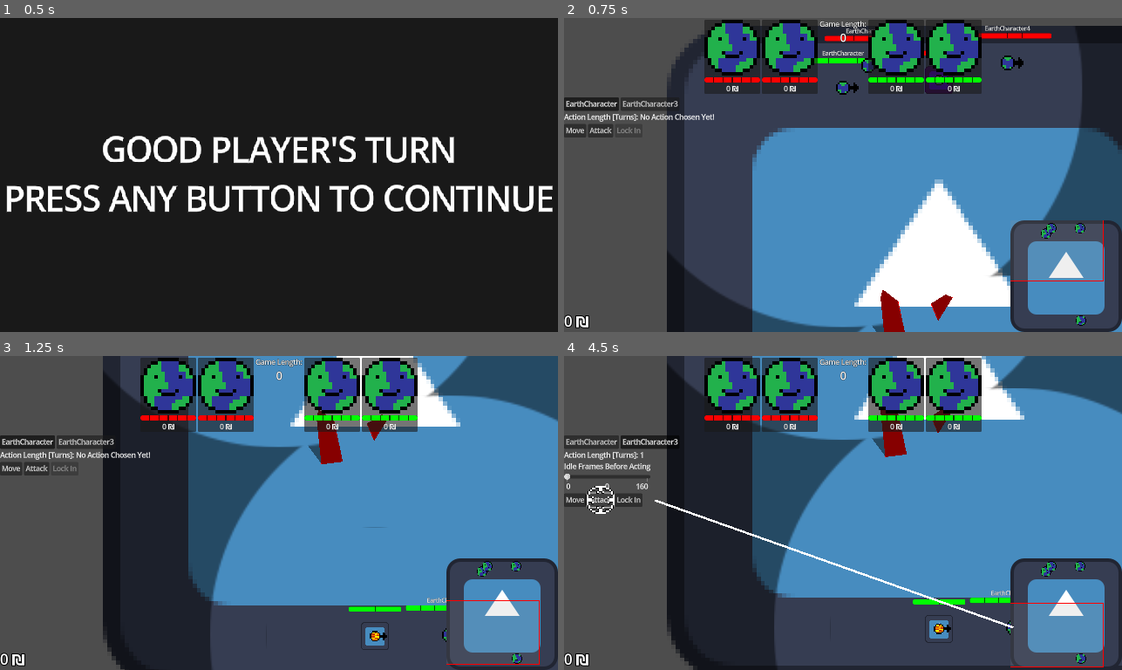
Above: before the commit, frames 1-4 (two rows, left to right).
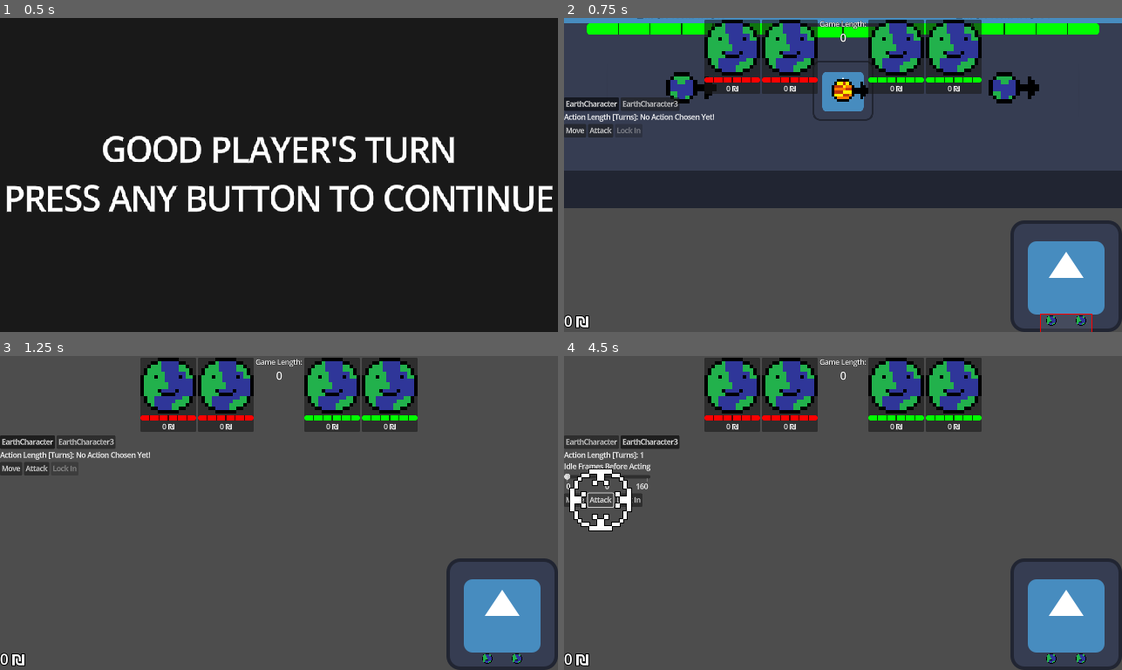
Above: after the commit, the same moments.

Repository: karpada2/space_moba
Game: Godot game, scene res://GameRoots/TestingRoot.tscn
Same seed, same stepped clock (60 frames per second), same inputs: the game is played once before the commit and once after it. The project has no main scene, so this scene is started directly. The engine's default icon, where the game draws it, is replaced by a stand-in: a white triangle on a blue panel in a dark square.
Inputs (mouse positions are in pixels of both pictures, inside the frame that each line leads up to):
- Up to frame 1 (0.5 s): no input
- Up to frame 2 (0.75 s): tap Enter at 0.5 s; move the mouse to (965, 159) at 0.52 s; hold Down (camera_down) from 0.53 s (still down); click (965, 159) at 0.67 s
- Up to frame 3 (1.25 s): keep holding Down (camera_down)
- Up to frame 4 (4.5 s): release Down (camera_down) at 1.25 s; click "EarthCharacter" at 1.25 s; click "EarthCharacter3" at 2 s; click "Move" at 2.75 s; click "Move" at 3.5 s; click "Attack" at 4.25 s

Frame 1 is identical in both runs. In frame 2, 52% of the frame differs, in the area x 0-100%, y 0-100%; in frame 3, 59%; in frame 4, 60%.

Commit message:
hoenstly dont know, transfer to laptop

Diff:
--- a/Actions/BaseAttackAction.gd
+++ b/Actions/BaseAttackAction.gd
@@ -59,7 +59,8 @@
 		target_entity.getting_hit_manager.attack(attack)
 		attacks_done += 1
 	if frames_passed_on_this_action == character_stats.frames_before_attack + character_stats.frames_after_attack:
-		frames_passed_on_this_action = 0
+		frames_passed_on_this_action = 1
 	else:
 		frames_passed_on_this_action += 1
-	return attacks_done < get_chosen_attack_amount() and frames_passed_on_this_action == 0
+	print(attacks_done, " ", get_chosen_attack_amount(), " ", frames_passed_on_this_action)
+	return attacks_done < get_chosen_attack_amount() and frames_passed_on_this_action != 0
--- a/Entities/Characters/EarthCharacter/EarthCharacter.gd
+++ b/Entities/Characters/EarthCharacter/EarthCharacter.gd
@@ -11,7 +11,7 @@
 					navigation_agent
 				),
 				BaseAttackAction.create(
-					BasicAttack.create(100, Enums.DamageType.PHYSICAL, self),
+					BasicAttack.create(18, Enums.DamageType.PHYSICAL, self),
 					character_stats
 				)
 			]
--- a/Entities/Characters/EarthCharacter/EarthCharacter.tscn
+++ b/Entities/Characters/EarthCharacter/EarthCharacter.tscn
@@ -23,7 +23,6 @@
 motion_mode = 1
 script = ExtResource("1_oofe1")
 move_speed_human = 200.0
-frames_after_attack = 15
 metadata/_custom_type_script = "uid://cckinmhmx0uvy"
 
 [node name="Sprite" type="Sprite2D" parent="."]
--- a/Entities/Characters/Items/Item.gd
+++ b/Entities/Characters/Items/Item.gd
@@ -3,7 +3,11 @@
 class_name Item
 
 # determines in what order this item affects stuff. unique is always first, then flat, then percent; within these categories priority matters.
-var item_priority: int
+@abstract
+func get_item_priority() -> int
+
+@abstract
+func get_price() -> int
 
 # anything that is a flat change (e.g. +100 damage)
 @abstract
@@ -16,3 +20,9 @@
 # anything that is "funky", e.g. changing damage type
 @abstract
 func apply_unique_on_attack(attack: Attack, is_mine: bool) -> Attack
+
+@abstract
+func apply_flat_on_character_stats(character_stats: CharacterStats, is_mine: bool) -> CharacterStats
+
+@abstract
+func apply_percent_on_character_stats(character_stats: CharacterStats, is_mine: bool) -> CharacterStats
--- /dev/null
+++ b/Entities/Characters/Items/MagicItems/MagicItem.gd
@@ -0,0 +1,3 @@
+@abstract
+extends Item
+class_name MagicItem
--- /dev/null
+++ b/Entities/Characters/Items/VitalityItems/VitalityItem.gd
@@ -0,0 +1,3 @@
+@abstract
+extends Item
+class_name VitalityItem
--- /dev/null
+++ b/Entities/Characters/Items/WeaponItems/WeaponItem.gd
@@ -0,0 +1,3 @@
+@abstract
+extends Item
+class_name WeaponItem
--- a/GameRoots/TestingRoot.gd
+++ b/GameRoots/TestingRoot.gd
@@ -52,7 +52,7 @@
 	action_choosing_interface.set_character(character)
 
 func _handle_revive(character: CharacterBase) -> void:
-	character.revive(Vector2(0, -500))
+	character.revive(Vector2(0, -1 if character.my_team == Enums.Team.EVIL else 1 * 500))
 
 func action_choosing_started(team: Enums.Team) -> void:
 	if current_turn_phase._value == 0:
--- a/GameRoots/TestingRoot.tscn
+++ b/GameRoots/TestingRoot.tscn
@@ -183,7 +183,7 @@
 
 [node name="EarthCharacter" parent="Characters" groups=["VisibleEntities"] instance=ExtResource("4_so4lt")]
 material = SubResource("ShaderMaterial_12iin")
-position = Vector2(-441, -965)
+position = Vector2(-341, 994)
 my_team = 1
 
 [node name="EarthCharacter2" parent="Characters" groups=["VisibleEntities"] instance=ExtResource("4_so4lt")]
Not shown, added: Entities/Characters/Items/MagicItems/MagicItem.gd.uid
Not shown, added: Entities/Characters/Items/VitalityItems/VitalityItem.gd.uid
Not shown, added: Entities/Characters/Items/WeaponItems/WeaponItem.gd.uid
